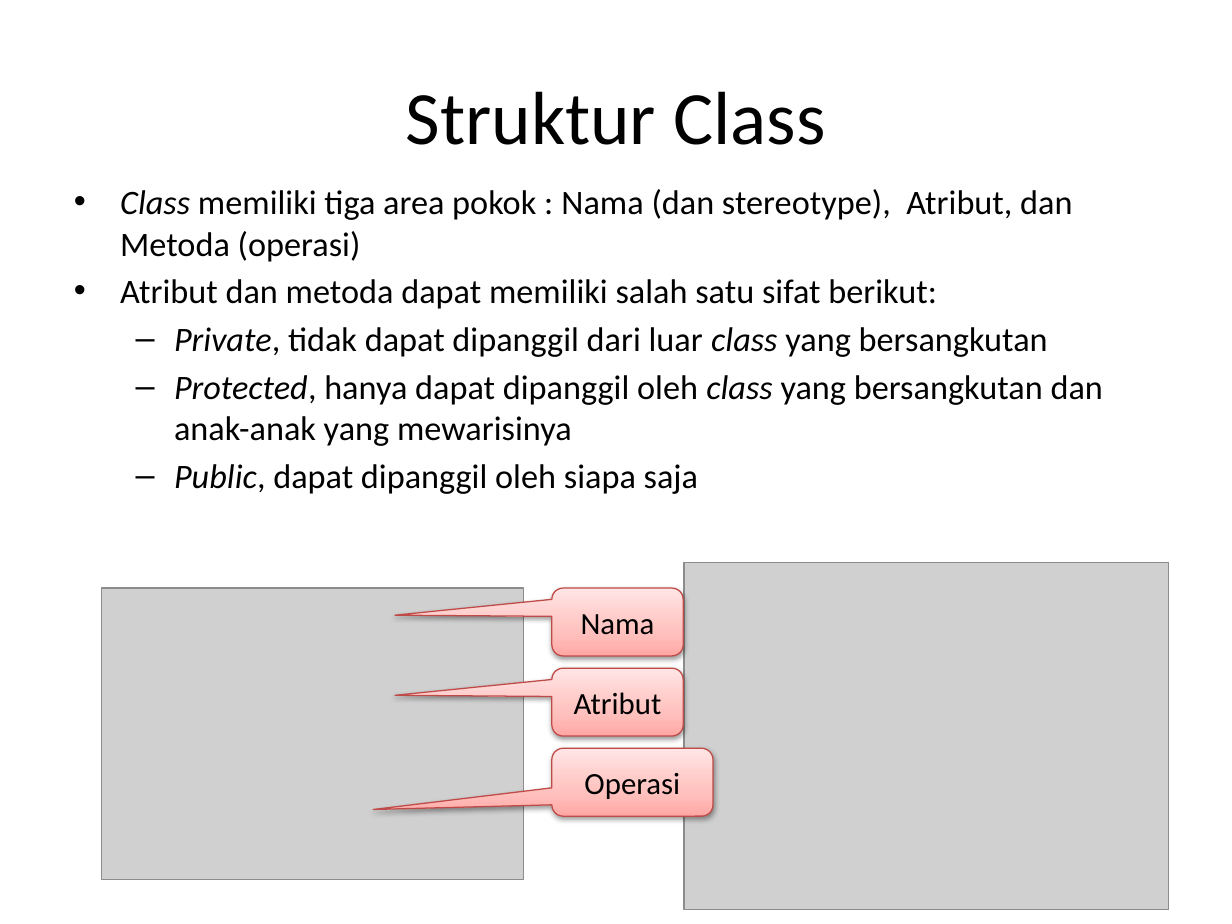
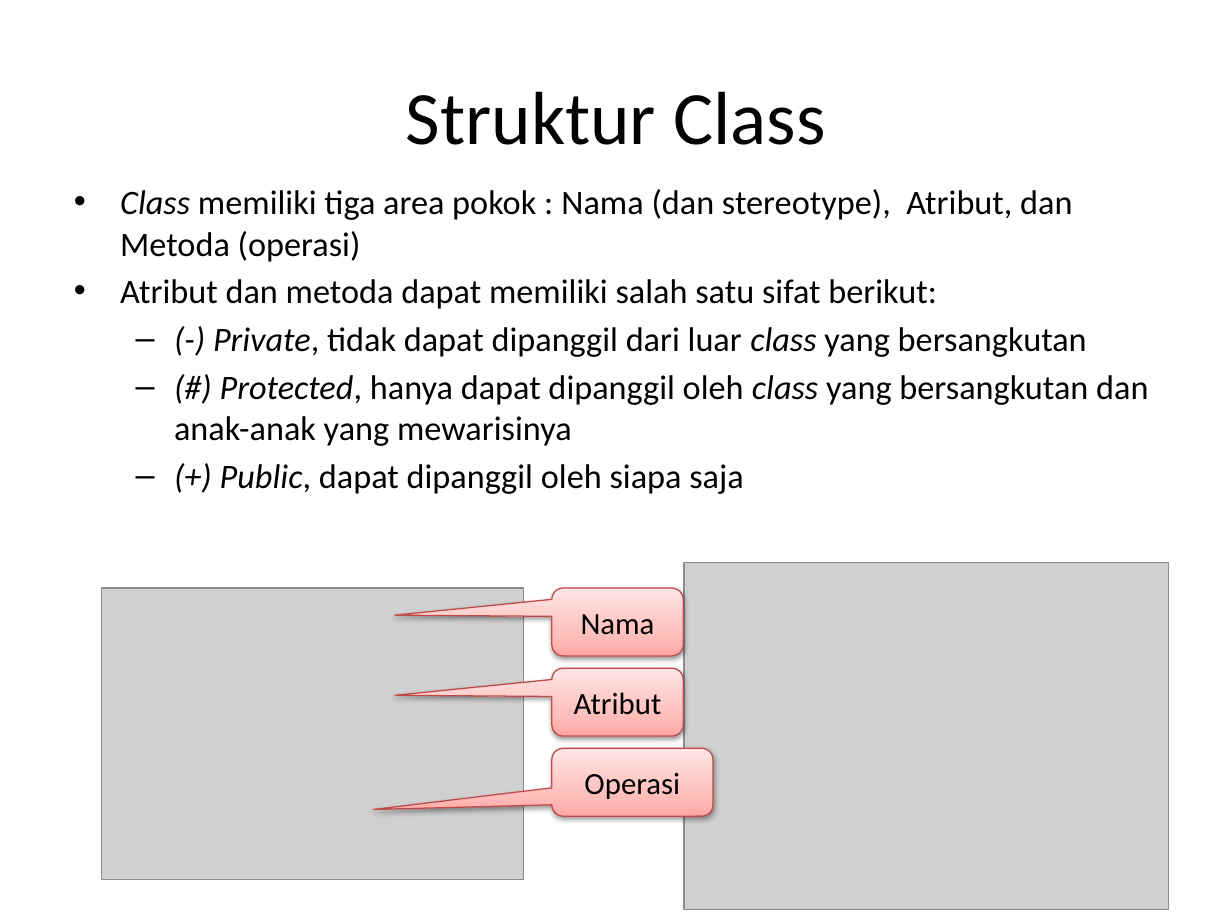
Before and after one commit to bernardvery/Gasal1516, a slide deck: slide 11 of APBO_dan_Desain-SI/5.Diagram Class.pptx. Drawn at 1232x924 pixels with LibreOffice and Linux fonts; fonts in the diff are those of the drawing; grey boxes stand for pictures. Boxes give left, top, right and bottom in pixels: in the first picture for what was removed or moved away, otherwise in the second. Text is boxed around its words. In the diff, an @@ line names an element or a change of style, - is before the commit and + after.

```diff
--- a/APBO_dan_Desain-SI/5.Diagram Class.pptx
+++ b/APBO_dan_Desain-SI/5.Diagram Class.pptx
@@ text at (174, 327, 1148, 494): text changed @@
-  – Private, tidak dapat dipanggil dari luar class yang bersangkutan
-  – Protected, hanya dapat dipanggil oleh class yang bersangkutan dan anak-anak yang mewarisinya
-  – Public, dapat dipanggil oleh siapa saja
+  – (-) Private, tidak dapat dipanggil dari luar class yang bersangkutan
+  – (#) Protected, hanya dapat dipanggil oleh class yang bersangkutan dan anak-anak yang mewarisinya
+  – (+) Public, dapat dipanggil oleh siapa saja
```
Also in this commit, not shown: 2 other slides changed, 7 other files.
